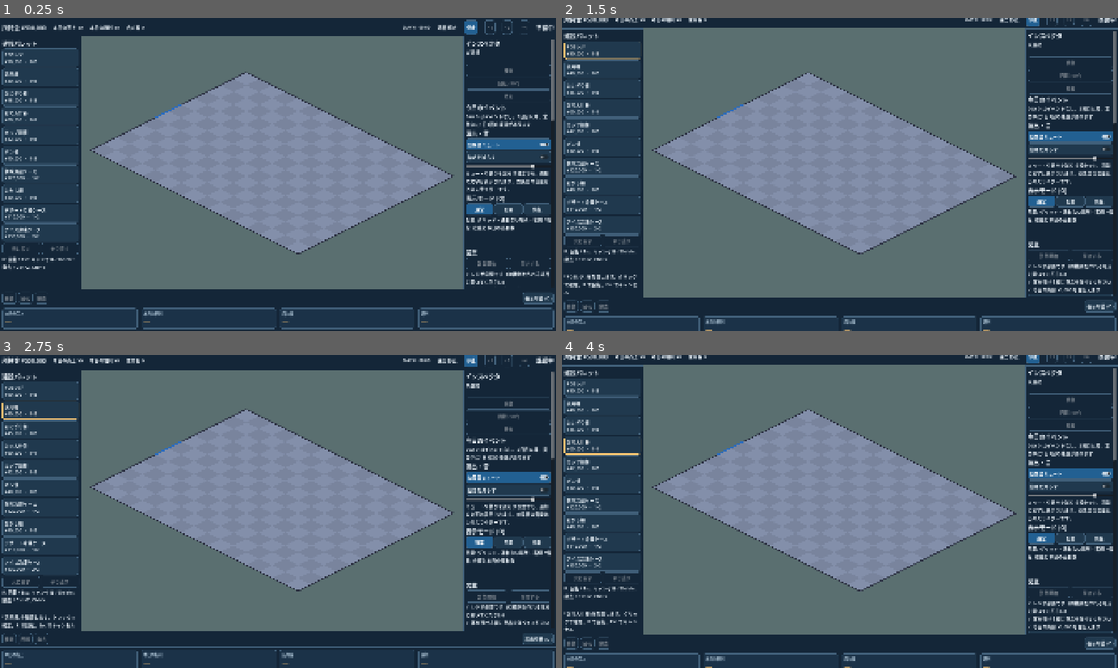
Above: before the commit, frames 1-4 (two rows, left to right).
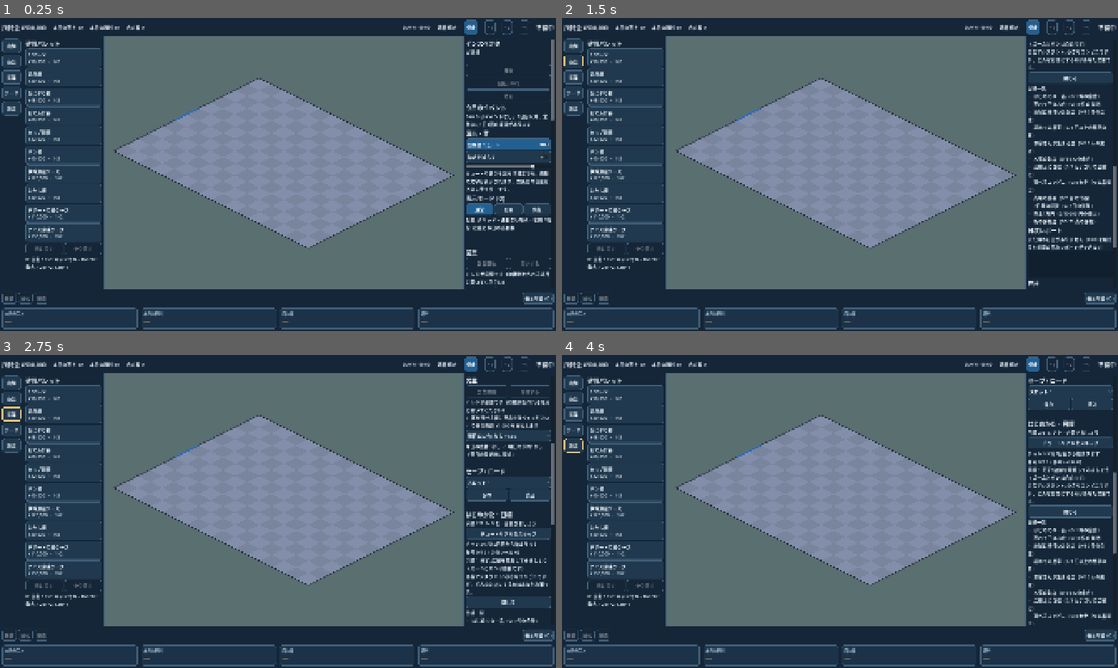
Above: after the commit, the same moments.

Repository: yn217/Convenience_store_Sim
Game: Godot game, scene res://scenes/main/Main.tscn
The game is run twice, just before and just after one commit, with the same random seed, the same clock (stepped at 60 frames per second) and the same inputs.
Inputs (mouse positions are in pixels of both pictures, inside the frame that each line leads up to):
- Up to frame 1 (0.25 s): no input
- Up to frame 2 (1.5 s): click (573, 46) at 0.5 s, where only the run after the commit has a clickable "店舗"; click (573, 61) at 1.25 s, where only the run after the commit has a clickable "商品"
- Up to frame 3 (2.75 s): click (11, 414) at 2 s, where only the run after the commit has a clickable "営業"
- Up to frame 4 (4 s): click (573, 430) at 2.75 s, where only the run after the commit has a clickable "データ"; click (573, 445) at 3.5 s, where only the run after the commit has a clickable "設定"

The runs differ from the first frame. In frame 1, 8.6% of the frame differs, in the area x 0-82%, y 5-87%; in frame 2, 22%, in the area x 0-100%, y 0-100%; in frame 3, 20%; in frame 4, 22%.

Commit message:
feat(ui): left navigation bar scrolls inspector to sections
Adds LeftNav (店舗/商品/営業/データ/設定) as the first child of MainArea.
Each button scrolls the inspector to the first matching section title.
Existing nodes are not renamed or moved.

Co-Authored-By: Claude Haiku <noreply@anthropic.com>

Diff:
--- /dev/null
+++ b/scripts/presentation/left_nav.gd
@@ -0,0 +1,51 @@
+class_name LeftNav
+extends PanelContainer
+## Left navigation strip (mockup style): 店舗 / 商品 / 営業 / データ / 設定. Each button scrolls the
+## right inspector to its section by finding the first Label whose text starts with a keyword. No
+## visibility toggling, so every section stays where the controllers placed it.
+
+const WIDTH := 72
+const BODY := "FixtureInspector/Scroll/Body"   # relative to the MainArea (this node's parent)
+## Each entry: button label, and the section-title prefixes to try in order (first match wins).
+const ITEMS := [
+	{"label": "店舗", "keys": ["選択", "未選択"]},
+	{"label": "商品", "keys": ["在庫", "販売価格"]},
+	{"label": "営業", "keys": ["営業"]},
+	{"label": "データ", "keys": ["日次レポート", "実績"]},
+	{"label": "設定", "keys": ["セーブ", "演出・音"]},
+]
+
+
+func _ready() -> void:
+	name = "LeftNav"
+	custom_minimum_size.x = WIDTH
+	var column := VBoxContainer.new()
+	column.add_theme_constant_override("separation", 6)
+	add_child(column)
+	for item in ITEMS:
+		var b := Button.new()
+		b.text = item["label"]
+		b.custom_minimum_size = Vector2(WIDTH - 12, 48)
+		b.focus_mode = Control.FOCUS_NONE
+		var keys: Array = item["keys"]
+		b.pressed.connect(func(): _focus_section(keys))
+		column.add_child(b)
+
+
+## Scrolls the inspector so the first matching section title is visible.
+func _focus_section(keys: Array) -> void:
+	var parent_node := get_parent()
+	if parent_node == null:
+		return
+	var body := parent_node.get_node_or_null(BODY)
+	if body == null:
+		return
+	var scroll := body.get_parent() as ScrollContainer
+	if scroll == null:
+		return
+	for key in keys:
+		for node in body.find_children("*", "Label", true, false):
+			var label := node as Label
+			if label != null and label.is_visible_in_tree() and label.text.begins_with(key):
+				scroll.ensure_control_visible.call_deferred(label)
+				return
--- a/scripts/presentation/main_layout.gd
+++ b/scripts/presentation/main_layout.gd
@@ -16,6 +16,9 @@
 
 func _ready() -> void:
 	theme = UiTheme.build()
+	var nav := LeftNav.new()
+	$Layout/MainArea.add_child(nav)
+	$Layout/MainArea.move_child(nav, 0)
 	$Layout.add_child(CommandBar.new())
 	$Layout.add_child(MetricBar.new())
 	$Layout/TopHUD.custom_minimum_size.y = UiTheme.HUD_HEIGHT
Not shown, added: scripts/presentation/left_nav.gd.uid
